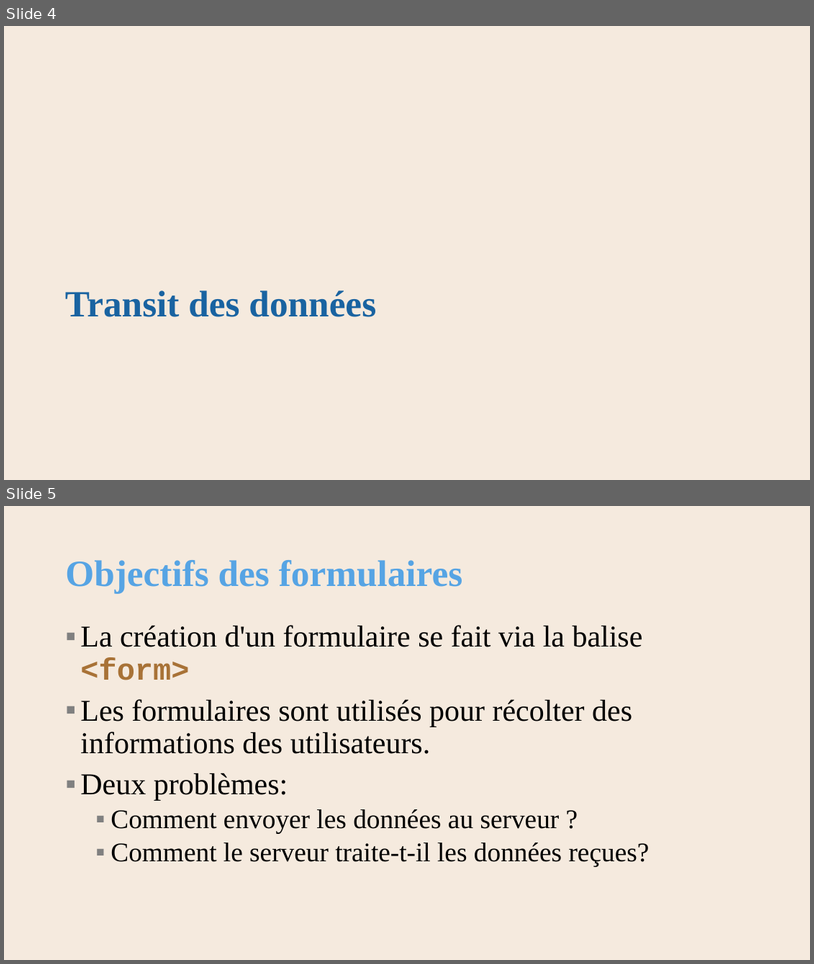
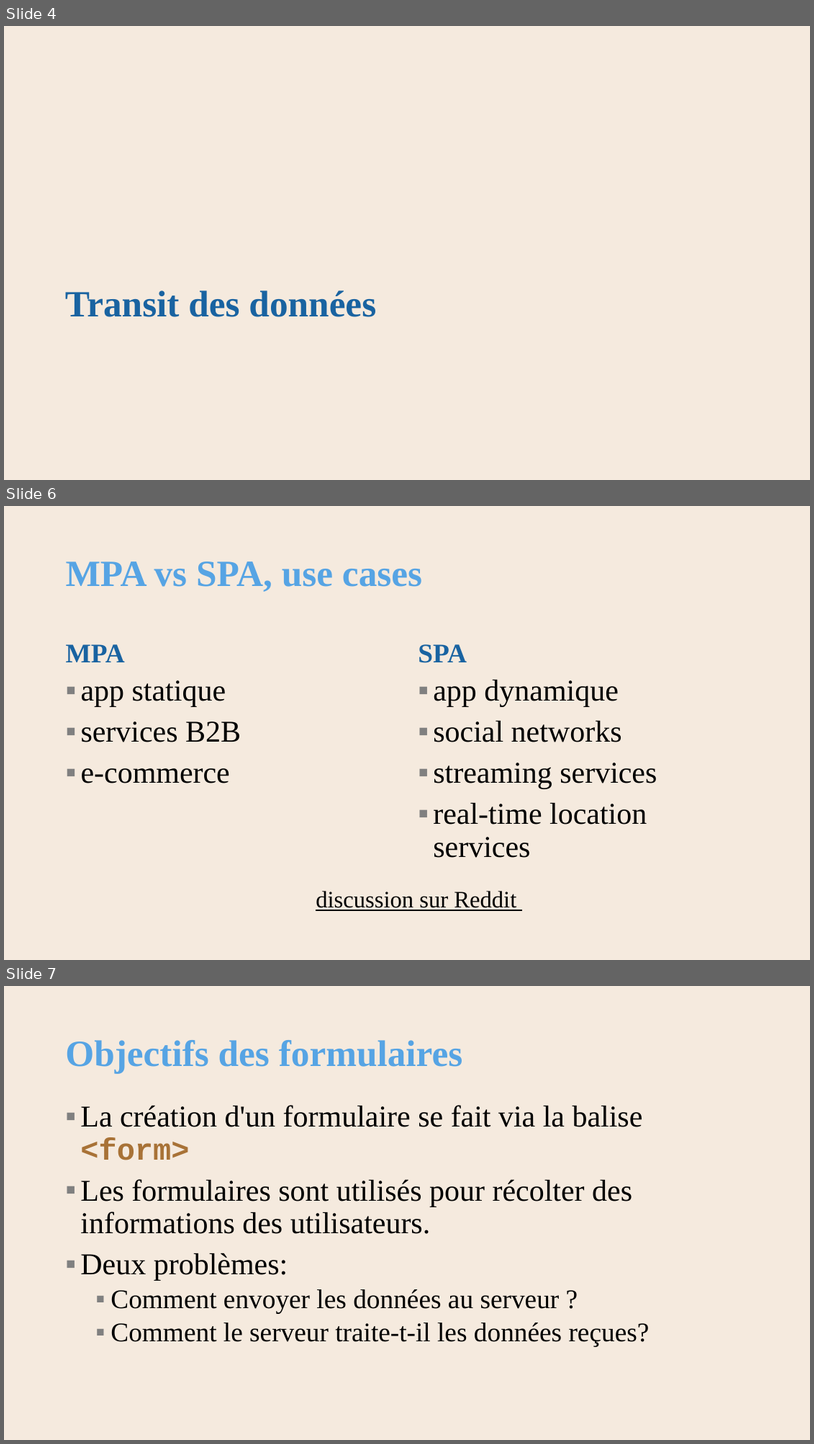
Before and after one commit to AlainWafflard/4IPW3, a slide deck: syllabus/22_traitement_formulaire/syllabus_22_php_form.pptx. Shown one above the other, each under a label of ours: slides 4 and 5 before the commit, slides 4, 6 and 7 after it; the slides between them are not shown. The pictures are 814x964 and 814x1444 pixels, drawn with LibreOffice and Linux fonts; fonts in the diff are those of the drawing; background and template pictures are left out. Boxes give left, top, right and bottom in pixels: in the first picture for what was removed or moved away, otherwise in the second. Text is boxed around its words. In the diff, an @@ line names an element or a change of style, - is before the commit and + after.

```diff
--- a/syllabus/22_traitement_formulaire/syllabus_22_php_form.pptx
+++ b/syllabus/22_traitement_formulaire/syllabus_22_php_form.pptx
@@ slide 6 added at box(4, 506, 810, 960), background #F5EADE @@
@@ title added at box(66, 561, 422, 592), 44 pt, text #56A4E4, bold @@
+MPA vs SPA, use cases
@@ text added at box(66, 644, 125, 662), 32 pt, text #1963A1, bold @@
+MPA
@@ text added at box(418, 644, 467, 663), 32 pt, text #1963A1, bold @@
+SPA
@@ text added at box(81, 680, 241, 783), 36 pt, text #000000 @@
+▪ app statique
+▪ services B2B
+▪ e-commerce
@@ text added at box(433, 680, 657, 857), 36 pt, text #000000 @@
+▪ app dynamique
+▪ social networks
+▪ streaming services
+▪ real-time location services
@@ text added at box(316, 890, 517, 911), 28 pt, text #000000, underline @@
+discussion sur Reddit
@@ what was slide 5 is now slide 7 @@
```
Also in this commit, not shown: 1 other slide added, 3 other files.
